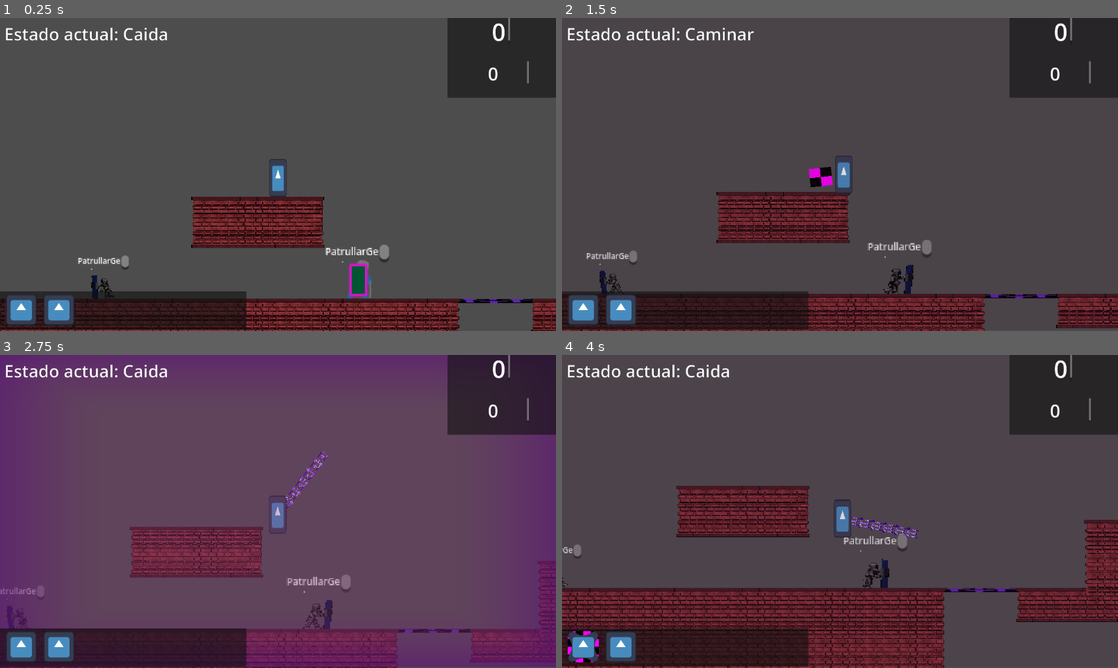
Above: before the commit, frames 1-4 (two rows, left to right).
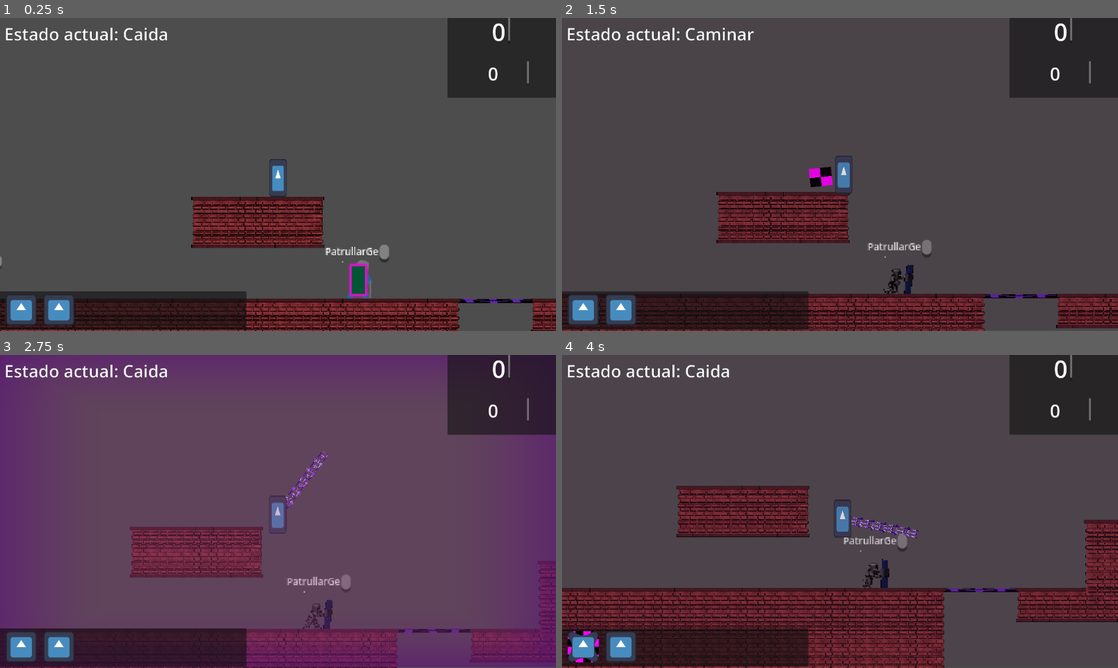
Above: after the commit, the same moments.

Repository: Proyecto-Carpincho/Proyecto-Carpincho
Game: Godot game, scene res://Scenes/stg/emTestStg00.tscn
The game is run twice, just before and just after one commit, with the same random seed, the same clock (stepped at 60 frames per second) and the same inputs. This scene is started directly instead of the project's main scene. The engine's default icon, where the game draws it, is replaced by a stand-in: a white triangle on a blue panel in a dark square.
Inputs (mouse positions are in pixels of both pictures, inside the frame that each line leads up to):
- Up to frame 1 (0.25 s): no input
- Up to frame 2 (1.5 s): move the mouse to (962, 158) at 0.52 s; press the mouse at (962, 158) at 0.53 s; hold D (Move Right) from 0.53 s (still down); tap Space (Jump) at 0.77 s; move the mouse to (728, 190) at 1.27 s; release the mouse at (728, 190) at 1.28 s; tap Ctrl (Bullet Time) at 1.35 s
- Up to frame 3 (2.75 s): tap Space (Jump) at 1.52 s; move the mouse to (333, 442) at 2.02 s; release D (Move Right) at 2.03 s; hold A (Move Left) from 2.03 s (still down); right-click (333, 442) at 2.1 s
- Up to frame 4 (4 s): move the mouse to (812, 574) at 2.77 s; release A (Move Left) at 2.78 s; hold D (Move Right) from 2.78 s (still down); tap Shift (Run) at 2.85 s; tap Space (Jump) at 3.02, 3.77 s; move the mouse to (1006, 558) at 3.52 s; press the mouse at (1006, 558) at 3.53 s

The runs differ from the first frame. In frame 1, 0.3% of the frame differs, in the area x 0-24%, y 75-90%; in frame 2, 0.3%; in frame 3, 0.1%; in frame 4, less than 0.1%.

Commit message:
Mal intento de refuerzos

Diff:
--- a/Scenes/Em/ShieldCop.tscn
+++ b/Scenes/Em/ShieldCop.tscn
@@ -11,6 +11,7 @@
 [ext_resource type="Texture2D" uid="uid://gwyuscvrlx4p" path="res://Sprites/Prueba/Em/heavyCop/turn1WIP.png" id="10_0yxdh"]
 [ext_resource type="Script" uid="uid://ch28gho3h2lph" path="res://Scripts/Em/ShieldCop/RangoAtaqueShieldCop.gd" id="10_cp0p1"]
 [ext_resource type="Script" uid="uid://bmdewqnsbar8q" path="res://Scripts/Em/ShieldCop/PlacajeShieldCop.gd" id="10_vrn4w"]
+[ext_resource type="Script" uid="uid://vjtk4cr28bxr" path="res://Scripts/Em/EstadosGenericos/Esperar.gd" id="11_giu52"]
 [ext_resource type="Script" uid="uid://ds2hrjf7uairh" path="res://Scripts/Em/EstadosGenericos/PerseguirGenerico.gd" id="12_3nc5l"]
 [ext_resource type="Script" uid="uid://bnfnbhlmlommg" path="res://Scripts/Em/EstadosGenericos/MuerteGenerica.gd" id="13_3nc5l"]
 [ext_resource type="Script" uid="uid://d2d3tvhcmf4ja" path="res://Scripts/Em/EstadosGenericos/PatrullarGenerico.gd" id="13_fgpuc"]
@@ -670,8 +671,8 @@
 size = Vector2(22, 29)
 
 [node name="ShieldCop" node_paths=PackedStringArray("estado_inicial") instance=ExtResource("1_5l48c")]
-collision_layer = 7
-collision_mask = 7
+collision_layer = 12
+collision_mask = 3
 script = ExtResource("2_vrn4w")
 cooldown_placaje = 2
 estado_inicial = NodePath("PatrullarGenerico")
@@ -712,25 +713,29 @@
 script = ExtResource("10_vrn4w")
 metadata/_custom_type_script = "uid://bmdewqnsbar8q"
 
-[node name="AnimatedSprite2D" parent="." index="8"]
+[node name="EsperarGenerico" type="Node" parent="." index="8"]
+script = ExtResource("11_giu52")
+metadata/_custom_type_script = "uid://vjtk4cr28bxr"
+
+[node name="AnimatedSprite2D" parent="." index="9"]
 sprite_frames = SubResource("SpriteFrames_nqb0s")
-animation = &"run"
-
-[node name="CollisionShape2D" parent="." index="9"]
+animation = &"hit"
+
+[node name="CollisionShape2D" parent="." index="10"]
 shape = SubResource("CapsuleShape2D_lu3y0")
 
-[node name="WallCheck" type="RayCast2D" parent="." index="14"]
+[node name="WallCheck" type="RayCast2D" parent="." index="15"]
 position = Vector2(0, 14)
 target_position = Vector2(-25, 0)
 
-[node name="DamagArea" parent="." index="15"]
+[node name="DamagArea" parent="." index="16"]
 position = Vector2(-3, 0)
 
 [node name="CollisionShape2D" parent="DamagArea" index="0"]
 position = Vector2(0, 1.5)
 shape = SubResource("RectangleShape2D_3nc5l")
 
-[node name="RichTextLabel" type="RichTextLabel" parent="." index="16"]
+[node name="RichTextLabel" type="RichTextLabel" parent="." index="17"]
 offset_left = -26.0
 offset_top = -29.0
 offset_right = 27.0
--- a/Scenes/stg/emTestStg00.tscn
+++ b/Scenes/stg/emTestStg00.tscn
@@ -16,6 +16,7 @@
 [ext_resource type="Texture2D" uid="uid://biooor022vnj2" path="res://Sprites/Tileset/Normal/Tuberias/Tuberias.png" id="16_at1lk"]
 [ext_resource type="Texture2D" uid="uid://cxe36xoxsgh3a" path="res://Sprites/Tileset/Normal/Tuberias/Tuberia de aire.png" id="17_l773a"]
 [ext_resource type="Texture2D" uid="uid://qqcjjksnks7k" path="res://Sprites/Tileset/Normal/Ventana.png" id="18_bpm51"]
+[ext_resource type="Script" uid="uid://d1amwrkjw7tc4" path="res://Scripts/Em/SpawnerEm.gd" id="18_pee4o"]
 [ext_resource type="Texture2D" uid="uid://j5yfdp1urn2n" path="res://Sprites/Tileset/Normal/Decoracion/Techos.png" id="19_exjbe"]
 
 [sub_resource type="ShaderMaterial" id="ShaderMaterial_pee4o"]
@@ -1374,6 +1375,7 @@
 [node name="BaseEm" parent="." node_paths=PackedStringArray("objetivo", "alert_manager", "ruta") groups=["Enemigos"] instance=ExtResource("15_acpe2")]
 position = Vector2(448, 48)
 scale = Vector2(2.5, 2.5)
+collision_mask = 3
 objetivo = NodePath("../Jugador")
 alert_manager = NodePath("../AlertManager")
 grupo = "Enemigos"
@@ -1386,8 +1388,9 @@
 metadata/_custom_type_script = "uid://brm33xe6nqyup"
 
 [node name="BaseEm2" parent="." node_paths=PackedStringArray("objetivo", "alert_manager", "ruta") instance=ExtResource("15_acpe2")]
-position = Vector2(-72, 72)
+position = Vector2(-336, 56)
 scale = Vector2(2, 2)
+collision_mask = 3
 objetivo = NodePath("../Jugador")
 alert_manager = NodePath("../AlertManager")
 grupo = "Enemigos"
@@ -1399,4 +1402,34 @@
 script = ExtResource("15_ab3jn")
 metadata/_custom_type_script = "uid://brm33xe6nqyup"
 
+[node name="SpawnerEm" type="Node2D" parent="." node_paths=PackedStringArray("alert_manager")]
+position = Vector2(-1184, 56)
+script = ExtResource("18_pee4o")
+alert_manager = NodePath("../AlertManager")
+metadata/_custom_type_script = "uid://d1amwrkjw7tc4"
+
+[node name="ShieldCop" parent="SpawnerEm" node_paths=PackedStringArray("objetivo", "alert_manager", "ruta") instance=ExtResource("15_acpe2")]
+scale = Vector2(2, 2)
+collision_mask = 3
+objetivo = NodePath("../../Jugador")
+alert_manager = NodePath("../../AlertManager")
+grupo = "Enemigos"
+ruta = NodePath("../../Ruta1")
+
+[node name="ShieldCop2" parent="SpawnerEm" node_paths=PackedStringArray("objetivo", "alert_manager", "ruta") instance=ExtResource("15_acpe2")]
+scale = Vector2(2, 2)
+collision_mask = 3
+objetivo = NodePath("../../Jugador")
+alert_manager = NodePath("../../AlertManager")
+grupo = "Enemigos"
+ruta = NodePath("../../Ruta2")
+
+[node name="ShieldCop3" parent="SpawnerEm" node_paths=PackedStringArray("objetivo", "alert_manager", "ruta") instance=ExtResource("15_acpe2")]
+scale = Vector2(2, 2)
+collision_mask = 3
+objetivo = NodePath("../../Jugador")
+alert_manager = NodePath("../../AlertManager")
+grupo = "Enemigos"
+ruta = NodePath("../../Ruta1")
+
 [editable path="Jugador"]
--- /dev/null
+++ b/Scripts/Em/EstadosGenericos/Esperar.gd
@@ -0,0 +1,13 @@
+extends State
+class_name EsperarGenerico
+
+func enter() -> void:
+	padre.nav.target_position = get_parent().global_position
+	_esconder_en_llegada()
+
+func physics_update(delta:float) -> void:
+	padre._pathfind(delta, padre.speed)
+
+func _esconder_en_llegada():
+	await padre.nav.target_reached
+	padre.hide()
--- a/Scripts/Em/ShieldCop/PlacajeShieldCop.gd
+++ b/Scripts/Em/ShieldCop/PlacajeShieldCop.gd
@@ -6,8 +6,10 @@
 
 func enter():
 	if padre.velocity.x > 0:
+		padre._girar(true)
 		ultima_dir = velocidad_placaje
 	elif padre.velocity.x < 0:
+		padre._girar(false)
 		ultima_dir = -velocidad_placaje
 	else:
 		Transiciono.emit(self, "RangoAtaqueShieldCop")
--- a/Scripts/Em/SpawnerEm.gd
+++ b/Scripts/Em/SpawnerEm.gd
@@ -1,9 +1,30 @@
 extends Node2D
 class_name SpawnerEm
 
-@export var grupo:String
+@export var alert_manager:AlertManager
+
+var ultimo_estado:AlertManager.alertStatus
 
 func _ready() -> void:
-	add_to_group(grupo)
+	for i in get_child_count():
+		get_child(i).transicion_hijo(get_child(i).state_now, "EsperarGenerico")
 
-# TODO
+func _process(delta: float) -> void:
+	if alert_manager.estado_alerta != ultimo_estado:
+		cambiar_alerta(alert_manager.estado_alerta)
+	ultimo_estado = alert_manager.estado_alerta
+
+func cambiar_alerta(estado:AlertManager.alertStatus) -> void:
+	match estado:
+			AlertManager.alertStatus.NORMAL:
+				_regresar()
+			AlertManager.alertStatus.ALERTA:
+				_desplegar()
+
+func _desplegar() -> void:
+	for i in get_child_count():
+		get_child(i).show()
+
+func _regresar() -> void:
+	for i in get_child_count():
+		get_child(i).transicion_hijo(get_child(i).state_now, "EsperarGenerico")
--- a/project.godot
+++ b/project.godot
@@ -35,46 +35,55 @@
 "Move Right"={
 "deadzone": 0.2,
 "events": [Object(InputEventKey,"resource_local_to_scene":false,"resource_name":"","device":-1,"window_id":0,"alt_press …(191 unchanged characters)…
+, Object(InputEventJoypadMotion,"resource_local_to_scene":false,"resource_name":"","device":-1,"axis":0,"axis_value":1.0,"script":null)
 ]
 }
 "Move Left"={
 "deadzone": 0.2,
 "events": [Object(InputEventKey,"resource_local_to_scene":false,"resource_name":"","device":-1,"window_id":0,"alt_press …(191 unchanged characters)…
+, Object(InputEventJoypadMotion,"resource_local_to_scene":false,"resource_name":"","device":-1,"axis":0,"axis_value":-1.0,"script":null)
 ]
 }
 "Move Up"={
 "deadzone": 0.2,
 "events": [Object(InputEventKey,"resource_local_to_scene":false,"resource_name":"","device":-1,"window_id":0,"alt_press …(192 unchanged characters)…
+, Object(InputEventJoypadMotion,"resource_local_to_scene":false,"resource_name":"","device":-1,"axis":1,"axis_value":-1.0,"script":null)
 ]
 }
 "Move Down"={
 "deadzone": 0.2,
 "events": [Object(InputEventKey,"resource_local_to_scene":false,"resource_name":"","device":-1,"window_id":0,"alt_press …(192 unchanged characters)…
+, Object(InputEventJoypadMotion,"resource_local_to_scene":false,"resource_name":"","device":-1,"axis":1,"axis_value":1.0,"script":null)
 ]
 }
 Jump={
 "deadzone": 0.2,
 "events": [Object(InputEventKey,"resource_local_to_scene":false,"resource_name":"","device":-1,"window_id":0,"alt_press …(191 unchanged characters)…
+, Object(InputEventJoypadButton,"resource_local_to_scene":false,"resource_name":"","device":-1,"button_index":0,"pressure":0.0,"pressed":true,"script":null)
 ]
 }
 Run={
 "deadzone": 0.2,
 "events": [Object(InputEventKey,"resource_local_to_scene":false,"resource_name":"","device":-1,"window_id":0,"alt_press …(195 unchanged characters)…
+, Object(InputEventJoypadButton,"resource_local_to_scene":false,"resource_name":"","device":-1,"button_index":2,"pressure":0.0,"pressed":true,"script":null)
 ]
 }
 "Bullet Time"={
 "deadzone": 0.2,
 "events": [Object(InputEventKey,"resource_local_to_scene":false,"resource_name":"","device":-1,"window_id":0,"alt_press …(195 unchanged characters)…
+, Object(InputEventJoypadButton,"resource_local_to_scene":false,"resource_name":"","device":-1,"button_index":9,"pressure":0.0,"pressed":true,"script":null)
 ]
 }
 Dash={
 "deadzone": 0.2,
 "events": [Object(InputEventMouseButton,"resource_local_to_scene":false,"resource_name":"","device":-1,"window_id":0,"a …(253 unchanged characters)…
+, Object(InputEventJoypadButton,"resource_local_to_scene":false,"resource_name":"","device":-1,"button_index":10,"pressure":0.0,"pressed":true,"script":null)
 ]
 }
 Ataque={
 "deadzone": 0.2,
 "events": [Object(InputEventMouseButton,"resource_local_to_scene":false,"resource_name":"","device":-1,"window_id":0,"a …(258 unchanged characters)…
+, Object(InputEventJoypadButton,"resource_local_to_scene":false,"resource_name":"","device":-1,"button_index":3,"pressure":0.0,"pressed":true,"script":null)
 ]
 }
 "Accion 1"={
Not shown: 1 places in Scenes/Em/ShieldCop.tscn that only renumber resources
Not shown: 1 places in Scenes/stg/emTestStg00.tscn that only renumber resources
Not shown, added: Scripts/Em/EstadosGenericos/Esperar.gd.uid
